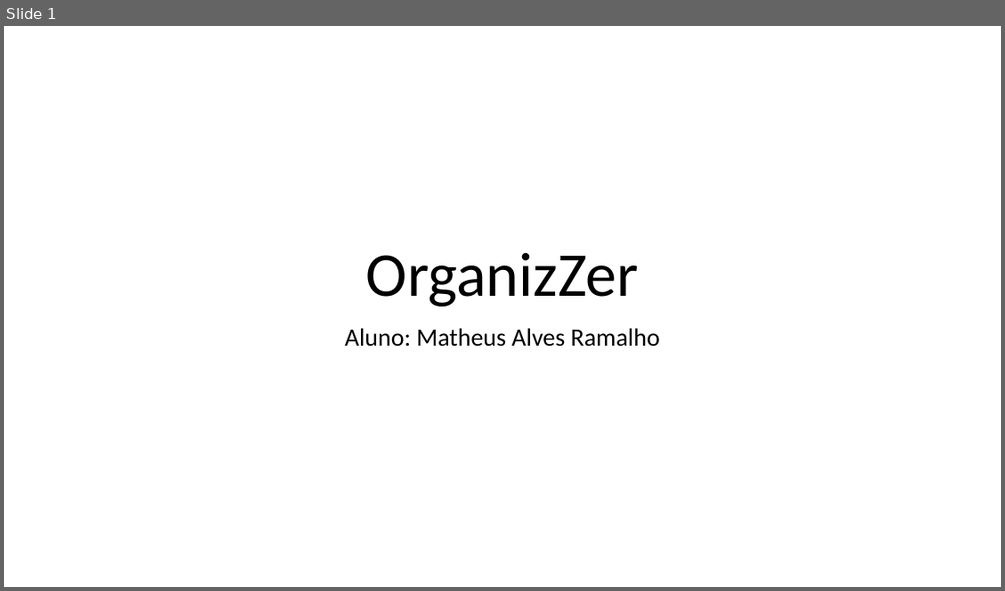
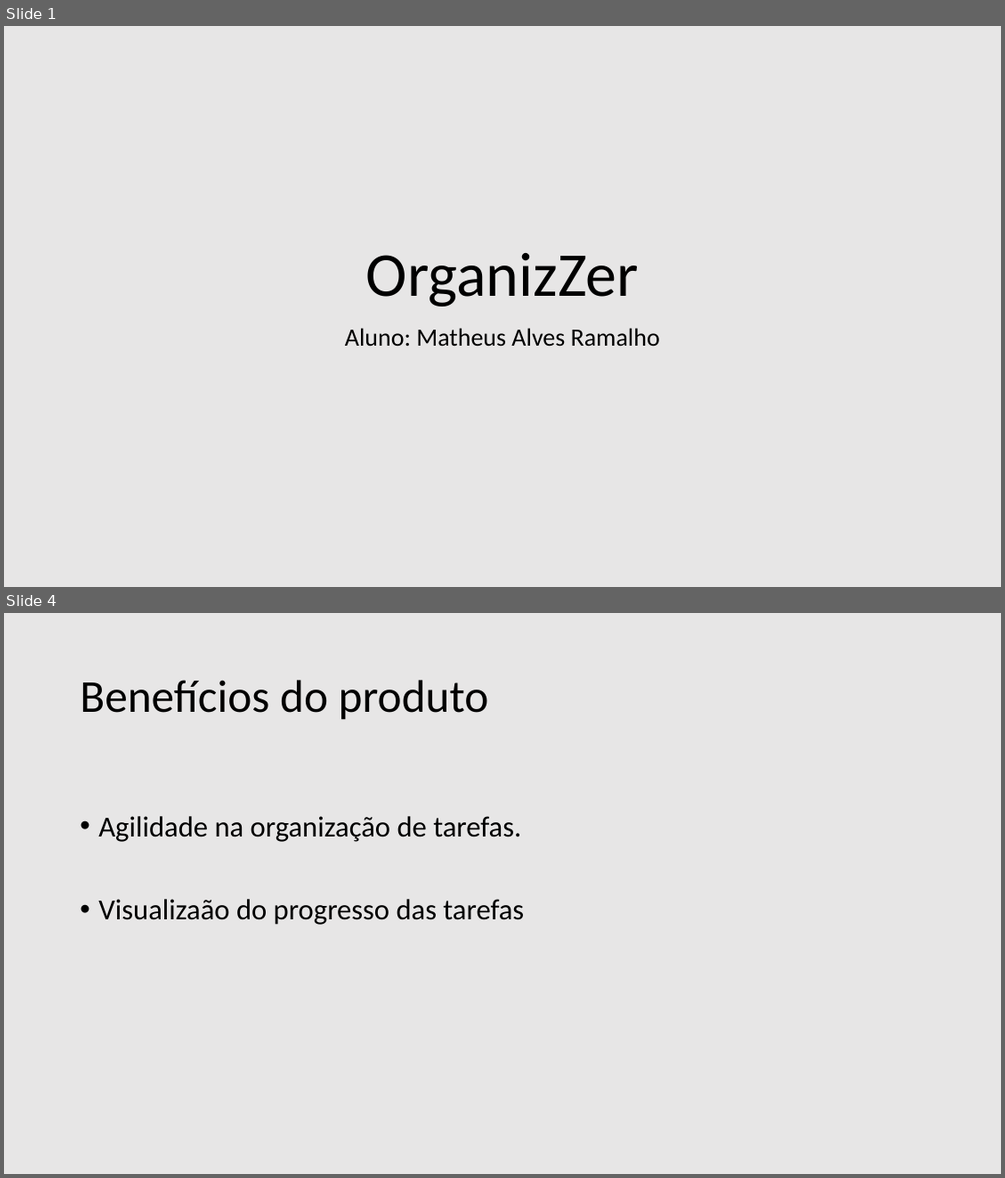
Before and after one commit to Whash/Projeto-Sistemas-II, a slide deck: Documentação/Arquivos/Apresentacao/OrganizZer.pptx. Shown one above the other, each under a label of ours: slide 1 before the commit, slides 1 and 4 after it; the slides between them are not shown. The pictures are 1005x591 and 1005x1178 pixels, drawn with LibreOffice and Linux fonts; fonts in the diff are those of the drawing. Boxes give left, top, right and bottom in pixels: in the first picture for what was removed or moved away, otherwise in the second. Text is boxed around its words. In the diff, an @@ line names an element or a change of style, - is before the commit and + after.

```diff
--- a/Documentação/Arquivos/Apresentacao/OrganizZer.pptx
+++ b/Documentação/Arquivos/Apresentacao/OrganizZer.pptx
@@ slide 4 added at [4,613,1001,1174], background #E7E6E6 @@
@@ title added at [80,680,489,720], 44 pt, text #000000 @@
+Benefícios do produto
@@ text added at [98,816,524,925], 28 pt, text #000000 @@
+• Agilidade na organização de tarefas.
+• Visualizaão do progresso das tarefas
@@ slide 1 changed as well @@
@@ background #FFFFFF to #E7E6E6 @@
```
Also in this commit, not shown: 7 other slides changed, 2 other slides added, 5 other files.
